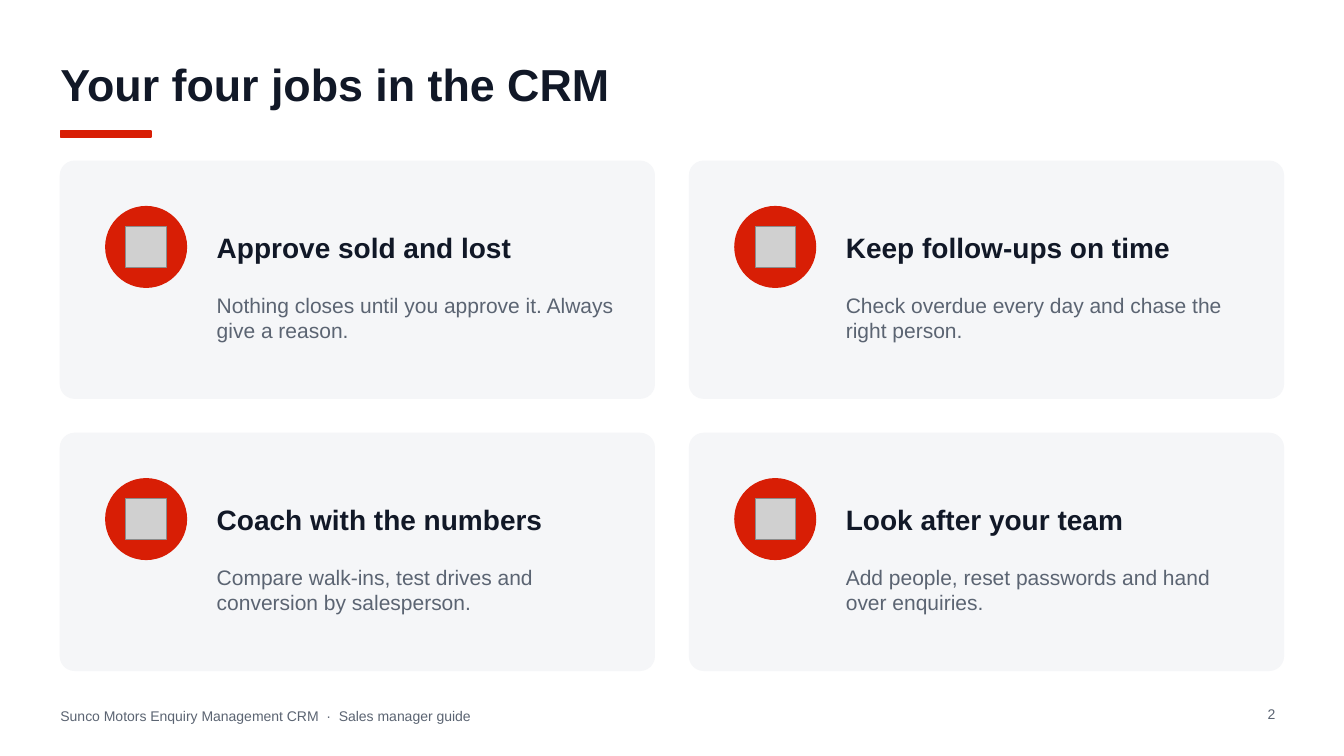
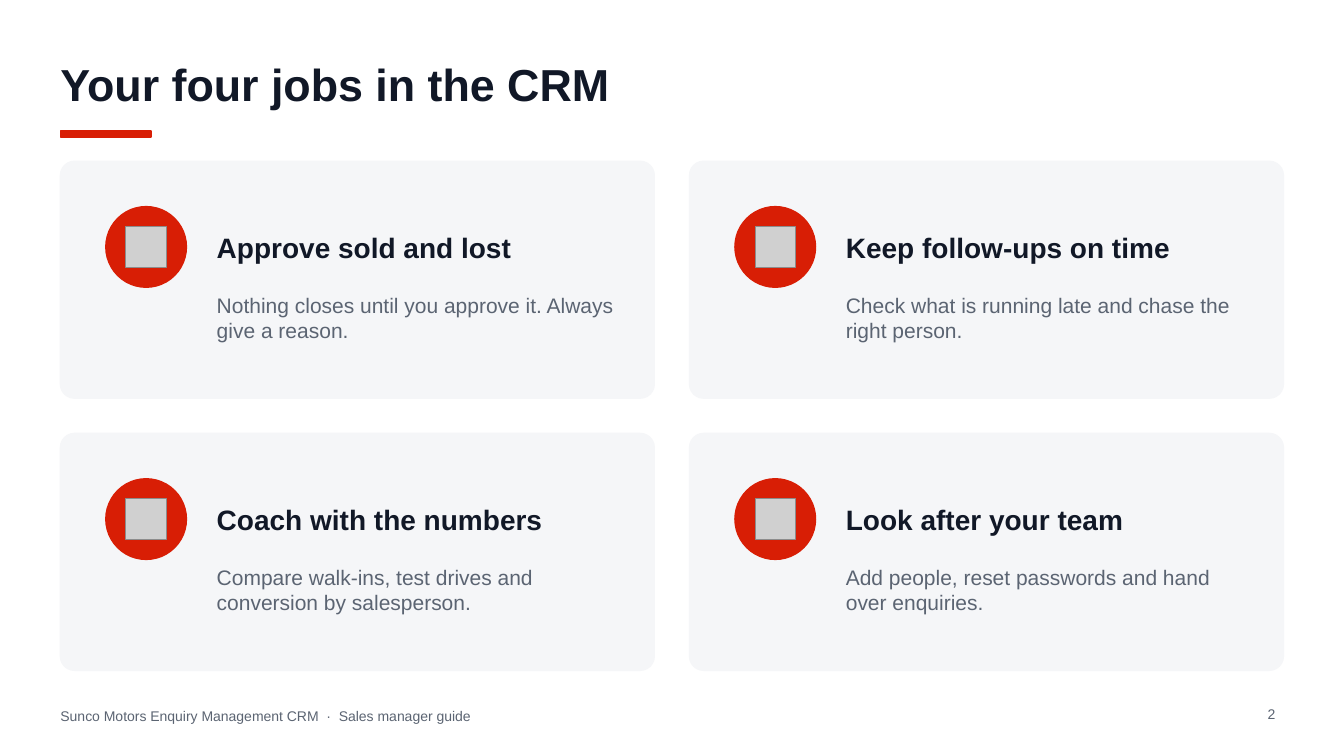
Before and after one commit to jakeeeecurran/walkin-management, a slide deck: slide 2 of docs/training/Sunco-Motors-Enquiry-CRM-Sales-Manager-Guide.pptx. Drawn at 1344x756 pixels with LibreOffice and Linux fonts; fonts in the diff are those of the drawing; grey boxes stand for pictures. Boxes give left, top, right and bottom in pixels: in the first picture for what was removed or moved away, otherwise in the second. Text is boxed around its words. In the diff, an @@ line names an element or a change of style, - is before the commit and + after.

```diff
--- a/docs/training/Sunco-Motors-Enquiry-CRM-Sales-Manager-Guide.pptx
+++ b/docs/training/Sunco-Motors-Enquiry-CRM-Sales-Manager-Guide.pptx
@@ text at box(846, 298, 1229, 343): text changed @@
-Check overdue every day and chase the right person.
+Check what is running late and chase the right person.
```
Also in this commit, not shown: 7 other slides changed, 1 slide added, 3 other files.
